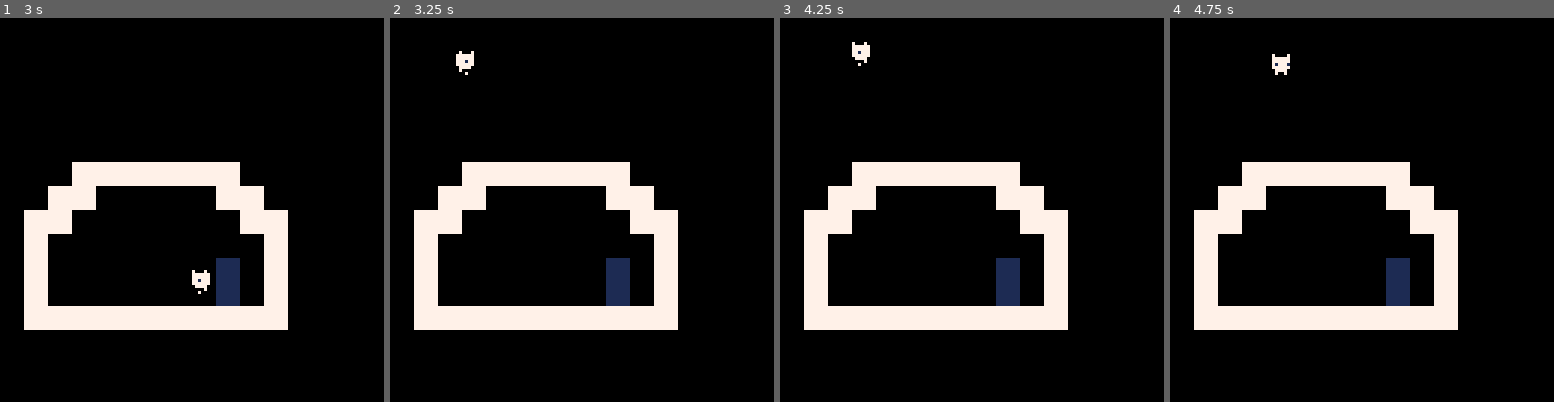
Above: before the commit, frames 1-4 (left to right).
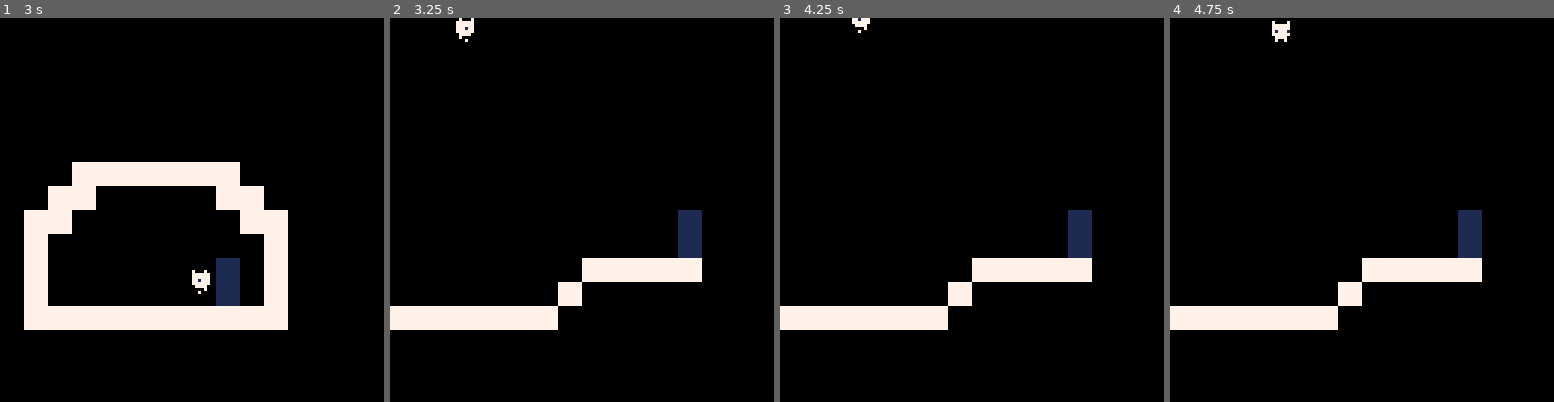
Above: after the commit, the same moments.

Repository: aadhyap/platformer
Game: PICO-8 cartridge platformer-game.p8
The game is run twice, just before and just after one commit, with the same random seed, the same clock (stepped at 60 frames per second) and the same inputs.
Inputs:
- Up to frame 1 (3 s): tap X (X key) at 0.33, 1.07, 1.85, 2.97 s; tap O (Z key) at 0.7, 1.7, 2.1, 2.5, 2.9 s; hold Right 1.6-2.1 s; hold Up 2.15-2.42 s; hold Right from 2.47 s (still down)
- Up to frame 2 (3.25 s): release Right at 3.03 s; hold Left from 3.08 s (still down)
- Up to frame 3 (4.25 s): tap O (Z key) at 3.3, 3.7, 4.1 s; release Left at 3.58 s; hold Right from 4.02 s (still down); tap X (X key) at 4.08 s
- Up to frame 4 (4.75 s): tap O (Z key) at 4.5 s; release Right at 4.68 s; hold Up from 4.73 s (still down)

Frame 1 is identical in both runs. In frame 2, 14% of the frame differs, in the area x 0-82%, y 0-82%; in frame 3, 14%; in frame 4, 14%.

Commit message:
player can move onto next level

Diff:
--- a/platformer-game.p8
+++ b/platformer-game.p8
@@ -6,13 +6,14 @@
 function _init()
 	cls()
 	init_player(42,60)
+	c_x = 0
+	c_y = 0
 	mode="start"
 	init_game()
 
 end
 
 function _update()
-
 		if mode=="start" then
 			update_player()
 			cx = ((p.x-64)+(cx*9)) /10
@@ -30,7 +31,7 @@
 function _draw()
 	cls()
 	camera(cx,cy)
-	map(0,0)
+	map(c_x,c_y)
 
 	draw_player()
 
@@ -44,7 +45,7 @@
 function col(x,y)
 
 		return fget(
-			mget(x/8, y/8),0
+			mget(c_x + x/8, c_y + y/8),0
 		)
 end
 
@@ -187,7 +187,7 @@
 
 	location = {
 	{0,0},
-	{21,11}
+	{21,0}
 	}
 
 
@@ -235,11 +235,8 @@
 
 		p.x = next_location[1]
 		p.y = next_location[2]
-		--init_player(next_location[0],
-		--next_location[1])
-		spr(frame,p.x,p.y,1,1,p.flipped)
-		map(next_location[1],
-		next_location[2])
+		c_x = next_location[1]
+		c_y = next_location[2]
 
 	end
 end
@@ -294,7 +291,7 @@
 00000000777777771111111122222222000000000000000000000000000000000000000000000000000000000000000000000000000000000000000000000000
 00000000777777771111111122222222000000000000000000000000000000000000000000000000000000000000000000000000000000000000000000000000
 __gff__
-0000000000000000000000000000000000000000000000000000000000000000000000000000000000000000000000000000000000000000000000000000000000010200000000000000000000000000000000000000000000000000000000000000000000000000000000000000000000000000000000000000000000000000
+0000000000000000000000000000000000000000000000000000000000000000000000000000000000000000000000000000000000000000000000000000000000010203000000000000000000000000000000000000000000000000000000000000000000000000000000000000000000000000000000000000000000000000
 0000000000000000000000000000000000000000000000000000000000000000000000000000000000000000000000000000000000000000000000000000000000000000000000000000000000000000000000000000000000000000000000000000000000000000000000000000000000000000000000000000000000000000
 __map__
 0000000000000000000000000000000000000000000000000000000000000000000000000000000000000000000000000000000000000000000000000000000000000000000000000000000000000000000000000000000000000000000000000000000000000000000000000000000000000000000000000000000000000000
